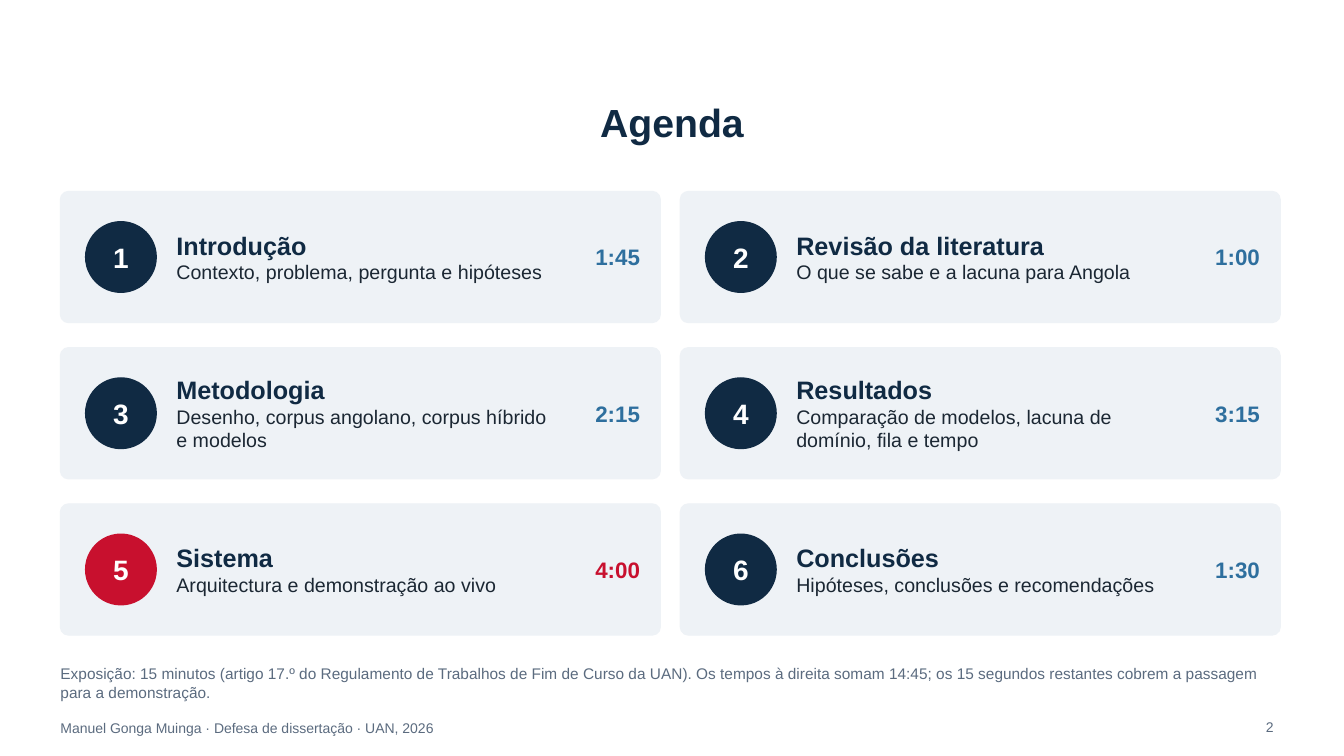
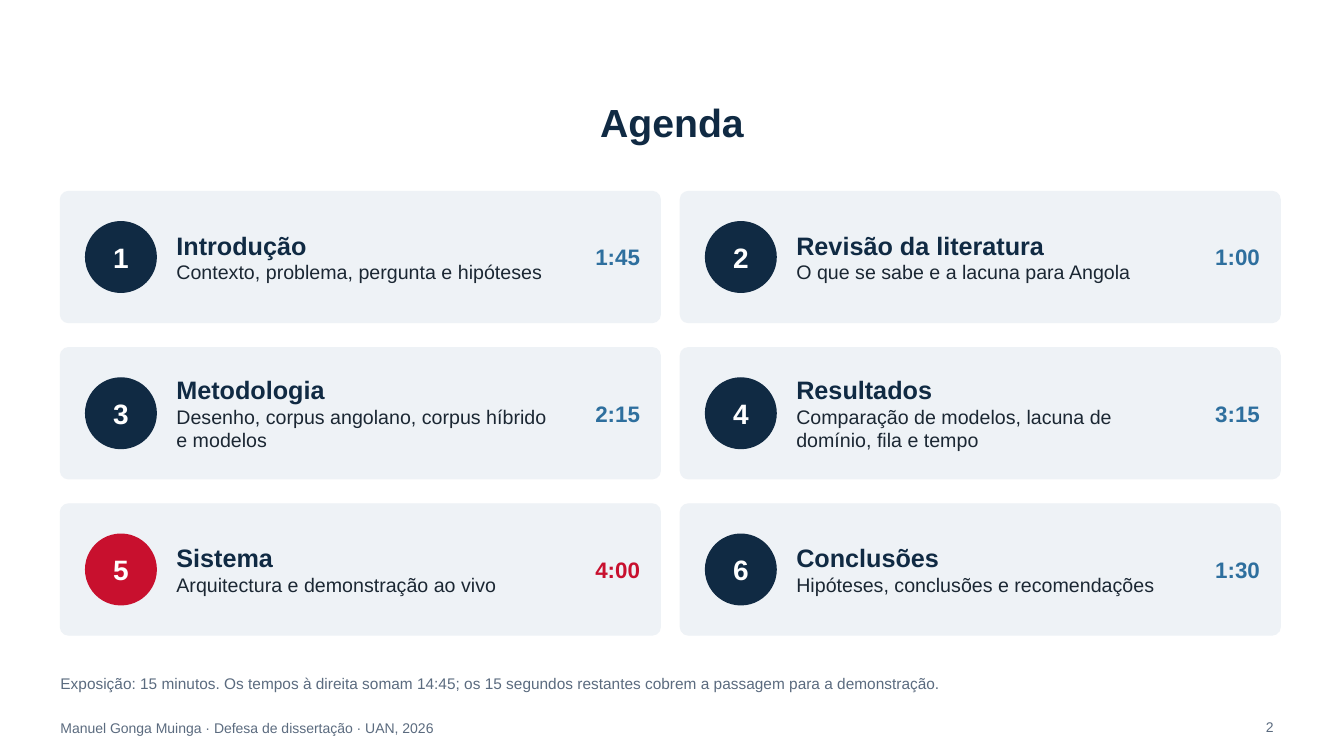
Before and after one commit to manuelmuinga/dissertacao-uan-angola, a slide deck: slide 2 of docs/Apresentacao_Defesa_UAN.pptx. Drawn at 1344x756 pixels with LibreOffice and Linux fonts; fonts in the diff are those of the drawing. Boxes give left, top, right and bottom in pixels: in the first picture for what was removed or moved away, otherwise in the second. Text is boxed around its words. In the diff, an @@ line names an element or a change of style, - is before the commit and + after.

```diff
--- a/docs/Apresentacao_Defesa_UAN.pptx
+++ b/docs/Apresentacao_Defesa_UAN.pptx
@@ text at [60, 677, 939, 692]: text changed @@
-Exposição: 15 minutos (artigo 17.º do Regulamento de Trabalhos de Fim de Curso da UAN). Os tempos à direita somam 14:45; os 15 segundos restantes cobrem a passagem para a demonstração.
+Exposição: 15 minutos. Os tempos à direita somam 14:45; os 15 segundos restantes cobrem a passagem para a demonstração.
```
Also in this commit, not shown: 1 other file.
